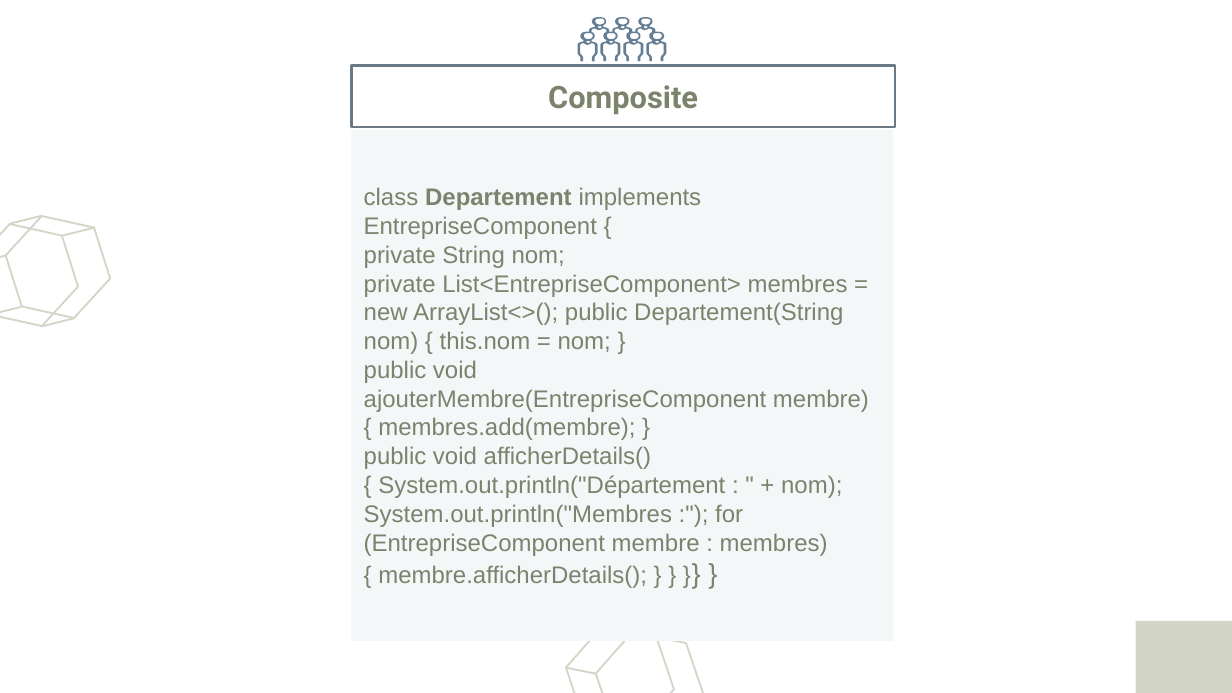
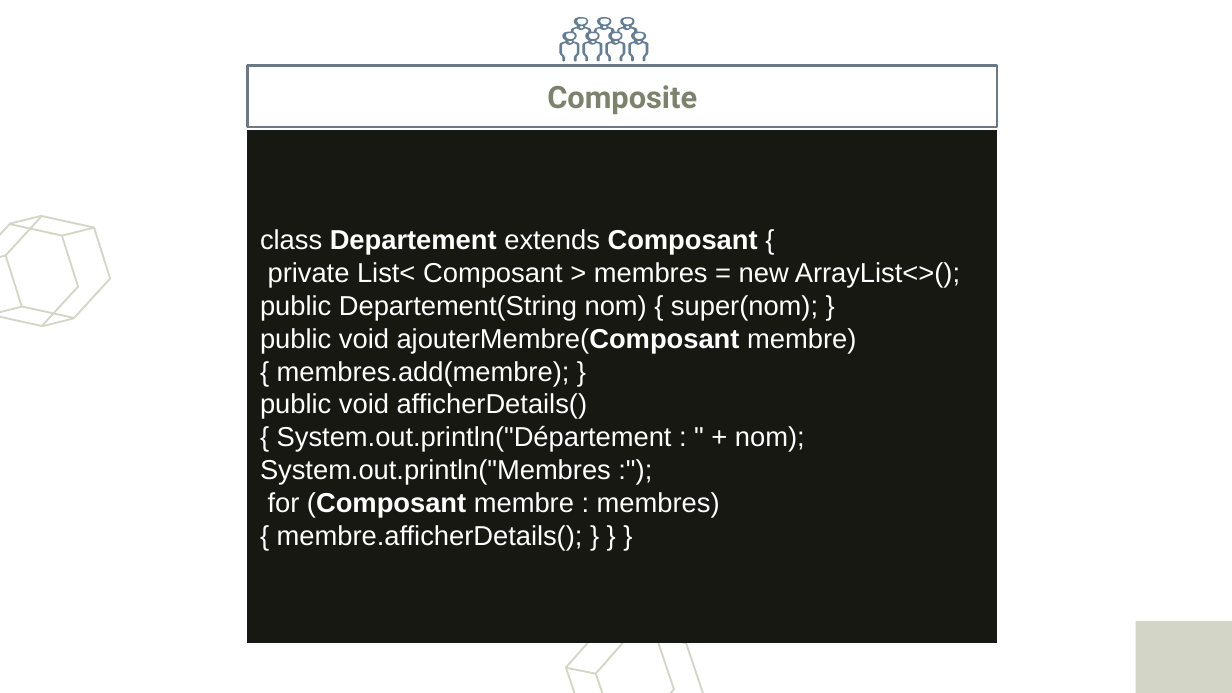
Before and after one commit to Abdelkarim-01/sdesign-pattern, a slide deck: slide 20 of DesignPatternsJEE1.pptx (slide 19 before the commit). Drawn at 1232x693 pixels with LibreOffice and Linux fonts; fonts in the diff are those of the drawing. Boxes give left, top, right and bottom in pixels: in the first picture for what was removed or moved away, otherwise in the second. Text is boxed around its words. In the diff, an @@ line names an element or a change of style, - is before the commit and + after.

```diff
--- a/DesignPatternsJEE1.pptx
+++ b/DesignPatternsJEE1.pptx
@@ freeform shape: place and size @@
-freeform shape at [578, 17, 668, 62]
+freeform shape at [559, 17, 649, 62]
@@ subtitle "Composite": place and size @@
-subtitle "Composite" at [351, 65, 894, 127]
+subtitle "Composite" at [248, 65, 997, 127]
@@ subtitle "class Departement extends Composant {": place and size @@
-subtitle "class Departement extends Composant {" at [351, 129, 893, 641]
+subtitle "class Departement extends Composant {" at [248, 131, 997, 642]
@@ subtitle "class Departement extends Composant {" at [248, 131, 997, 642]: fill #F3F7F8 to #171811; outline none to #121C1F 0.75 pt @@
@@ subtitle at [260, 229, 960, 551]: text changed; size 14 to 16 pt; text colour #7B836C to #FFFFFF @@
-class Departement implements EntrepriseComponent {
-private String nom;
-private List<EntrepriseComponent> membres = new ArrayList<>(); public Departement(String nom) { this.nom = nom; }
-public void ajouterMembre(EntrepriseComponent membre)
-{ membres.add(membre); }
-public void afficherDetails() { System.out.println("Département : " + nom); System.out.println("Membres :"); for (EntrepriseComponent membre : membres) { membre.afficherDetails(); } } }} }
+class Departement extends Composant {
+private List< Composant > membres = new ArrayList<>(); public Departement(String nom) { super(nom); }
+public void ajouterMembre(Composant membre) { membres.add(membre); }
+public void afficherDetails() { System.out.println("Département : " + nom); System.out.println("Membres :");
+for (Composant membre : membres) { membre.afficherDetails(); } } }
```
Also in this commit, not shown: 7 other slides changed, 1 slide added.
